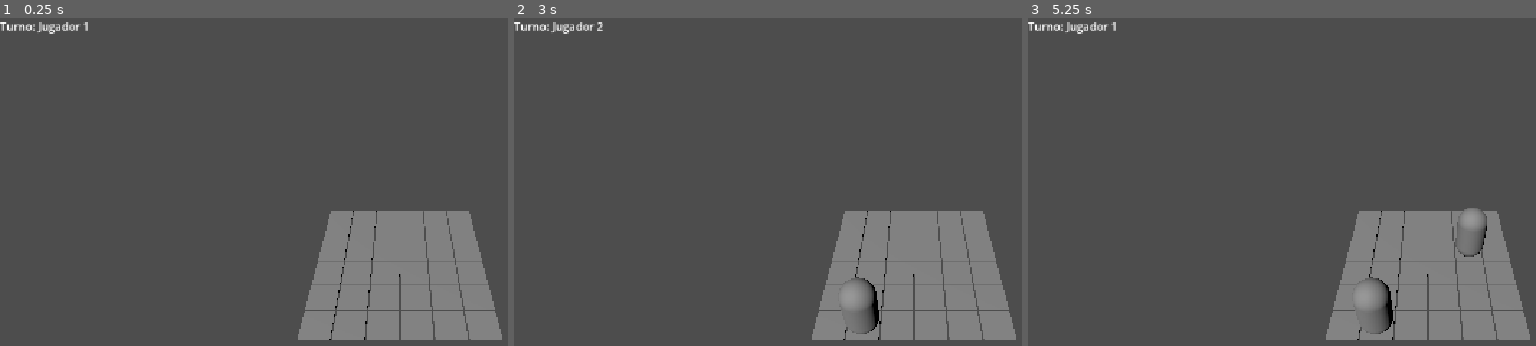
Above: before the commit, frames 1-3 (left to right).
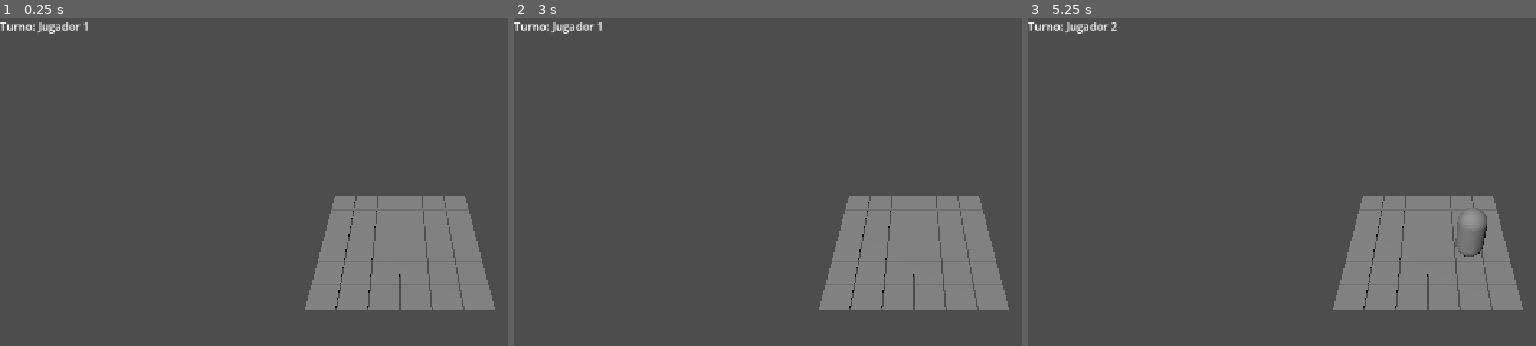
Above: after the commit, the same moments.

Repository: sebash278/boop
Game: Godot game, scene res://scenes/game.tscn
Same seed, same stepped clock (60 frames per second), same inputs: the game is played once before the commit and once after it. The project has no main scene, so this scene is started directly.
Inputs (mouse positions are in pixels of both pictures, inside the frame that each line leads up to):
- Up to frame 1 (0.25 s): no input
- Up to frame 2 (3 s): tap Enter at 0.5, 2 s; move the mouse to (outside the picture) at 0.52 s; click (outside the picture) at 0.67 s; tap Space at 1.25, 2.75 s; move the mouse to (752, 264) at 1.27 s; click (752, 264) at 1.42 s; move the mouse to (991, 142) at 2.02 s; click (991, 142) at 2.17 s; move the mouse to (874, 332) at 2.77 s; click (874, 332) at 2.92 s
- Up to frame 3 (5.25 s): tap Enter at 3.5 s; move the mouse to (outside the picture) at 3.52 s; click (outside the picture) at 3.67 s; tap Space at 4.25 s; move the mouse to (1185, 175) at 4.27 s; click (1185, 175) at 4.42 s; move the mouse to (1469, 244) at 5.02 s; click (1469, 244) at 5.17 s

The runs differ from the first frame. In frame 1, 4.5% of the frame differs, in the area x 58-99%, y 54-99%; in frame 2, 4.6%, in the area x 16-99%, y 1-99%; in frame 3, 4.6%.

Commit message:
feat(camera): implement camera pivot with rotation and zoom logic

Diff:
--- a/scenes/game.tscn
+++ b/scenes/game.tscn
@@ -1,17 +1,21 @@
 [gd_scene format=3 uid="uid://84na1gxejifa"]
 
 [ext_resource type="Script" uid="uid://d2e7gfq8ig035" path="res://scripts/game.gd" id="1_uwrxv"]
+[ext_resource type="Script" uid="uid://bxl8qaywoyoxk" path="res://scripts/camera_pivot.gd" id="2_lbhrr"]
 [ext_resource type="Script" uid="uid://d1dpkvkfidt1u" path="res://scripts/board.gd" id="2_yqjtg"]
 [ext_resource type="Script" uid="uid://yapkfu4a8xjg" path="res://scripts/click_raycaster.gd" id="3_lnu2h"]
 
 [node name="Game" type="Node3D" unique_id=549211417]
 script = ExtResource("1_uwrxv")
 
-[node name="Camera3D" type="Camera3D" parent="." unique_id=918590529]
-transform = Transform3D(1, 0, 0, 0, 0.70710677, 0.70710677, 0, -0.70710677, 0.70710677, 0, 8, 7)
+[node name="CameraPivot" type="Node3D" parent="." unique_id=1582579875]
+script = ExtResource("2_lbhrr")
+
+[node name="Camera3D" type="Camera3D" parent="CameraPivot" unique_id=918590529]
+transform = Transform3D(1, 0, 0, 0, 0.7071068, 0.7071068, 0, -0.7071068, 0.7071068, 0, 8, 7)
 current = true
 
-[node name="DirectionalLight3D" type="DirectionalLight3D" parent="." unique_id=1348995215]
+[node name="DirectionalLight3D" type="DirectionalLight3D" parent="CameraPivot" unique_id=1348995215]
 transform = Transform3D(0.8660254, 0.38302222, -0.32139382, 0, 0.64278764, 0.76604444, 0.5, -0.66341394, 0.5566704, 0, 0, 0)
 
 [node name="Board" type="Node3D" parent="." unique_id=1655012464]
--- /dev/null
+++ b/scripts/camera_pivot.gd
@@ -0,0 +1,58 @@
+## controls board camera using a pivot
+## players can move and zoom the camera
+
+extends Node3D
+
+@export_group("Orbit")
+@export var rotation_sensitivity: float = 0.005
+@export var min_pitch: float = -75.0
+@export var max_pitch: float = -15.0
+
+@export_group("Zoom")
+@export var zoom_step: float = 0.5
+@export var min_distance: float = 0.6
+@export var max_distance: float = 15.0
+
+@onready var camera: Camera3D = $Camera3D
+
+func _ready() -> void:
+	# set an initial position
+	camera.position = Vector3(0.0, 8.0, 8.0)
+	# camera should always point to origin
+	camera.look_at(Vector3.ZERO)
+
+func _unhandled_input(event: InputEvent) -> void:
+	# rotation and grabwith right click
+	if event is InputEventMouseMotion:
+		if Input.is_mouse_button_pressed(MOUSE_BUTTON_RIGHT):
+			_handle_rotation(event.relative)
+
+	# zoom with mouse wheel
+	if event is InputEventMouseButton:
+		_handle_zoom(event)
+
+## rotate the pivot horizontally and limits vertical inclination
+func _handle_rotation(relative_motion: Vector2) -> void:
+	# horizontal rotation
+	rotate_y(-relative_motion.x * rotation_sensitivity)
+
+	# vertical rotation
+	var new_pitch := rotation_degrees.x - relative_motion.y * rotation_sensitivity
+	rotation_degrees.x = clampf(new_pitch, min_pitch, max_pitch)
+
+## zoom in or zoom out camera keeping focus on origin
+func _handle_zoom(event: InputEventMouseButton) -> void:
+	if event.button_index == MOUSE_BUTTON_WHEEL_UP:
+		_apply_zoom(-zoom_step)
+	elif event.button_index == MOUSE_BUTTON_WHEEL_DOWN:
+		_apply_zoom(zoom_step)
+
+func _apply_zoom(amount: float) -> void:
+	# calculates distance from origin to camera
+	var direction := camera.position.normalized()
+	var new_distance := camera.position.length() + amount
+
+	new_distance = clampf(new_distance, min_distance, max_distance)
+	camera.position = direction * new_distance
+
+	camera.look_at(Vector3.ZERO)
